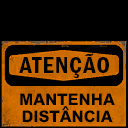
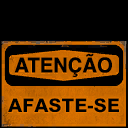
Revision of a layered 128px x 128px image; what changed, layer by layer:
removed layer "ATENÇÃO" over 19, 53, 109, 78
removed layer "NIFLAMÁVEIS" over 20, 93, 115, 105
removed layer "^" over 62, 106, 69, 111
removed layer "NIFLAMÁVEIS cópia" over 22, 110, 113, 123
added group "placa" with 4 layers above "signwarning001c" over 7, 53, 120, 123
added layer "atenção" in group "placa" over 14, 53, 112, 77
added layer "Camada 2" in group "placa" over 8, 57, 117, 113
added layer "proibido" in group "placa" over 8, 98, 119, 113
moved "signwarning001c" (1st of 2, in "placa") into group "placa" over 7, 53, 120, 123
showed "signwarning001c" (2nd of 2) over 7, 53, 120, 123
